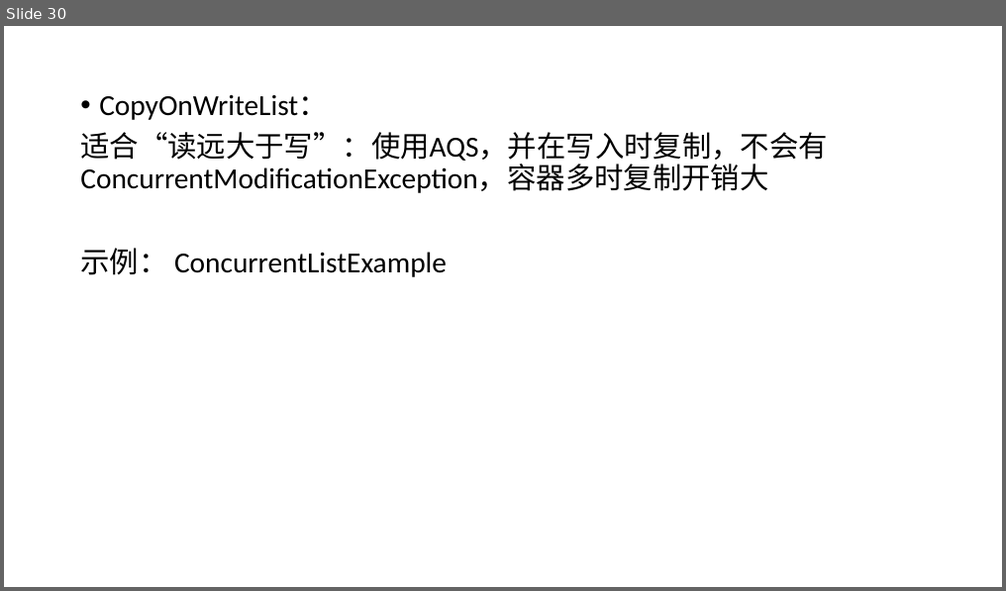
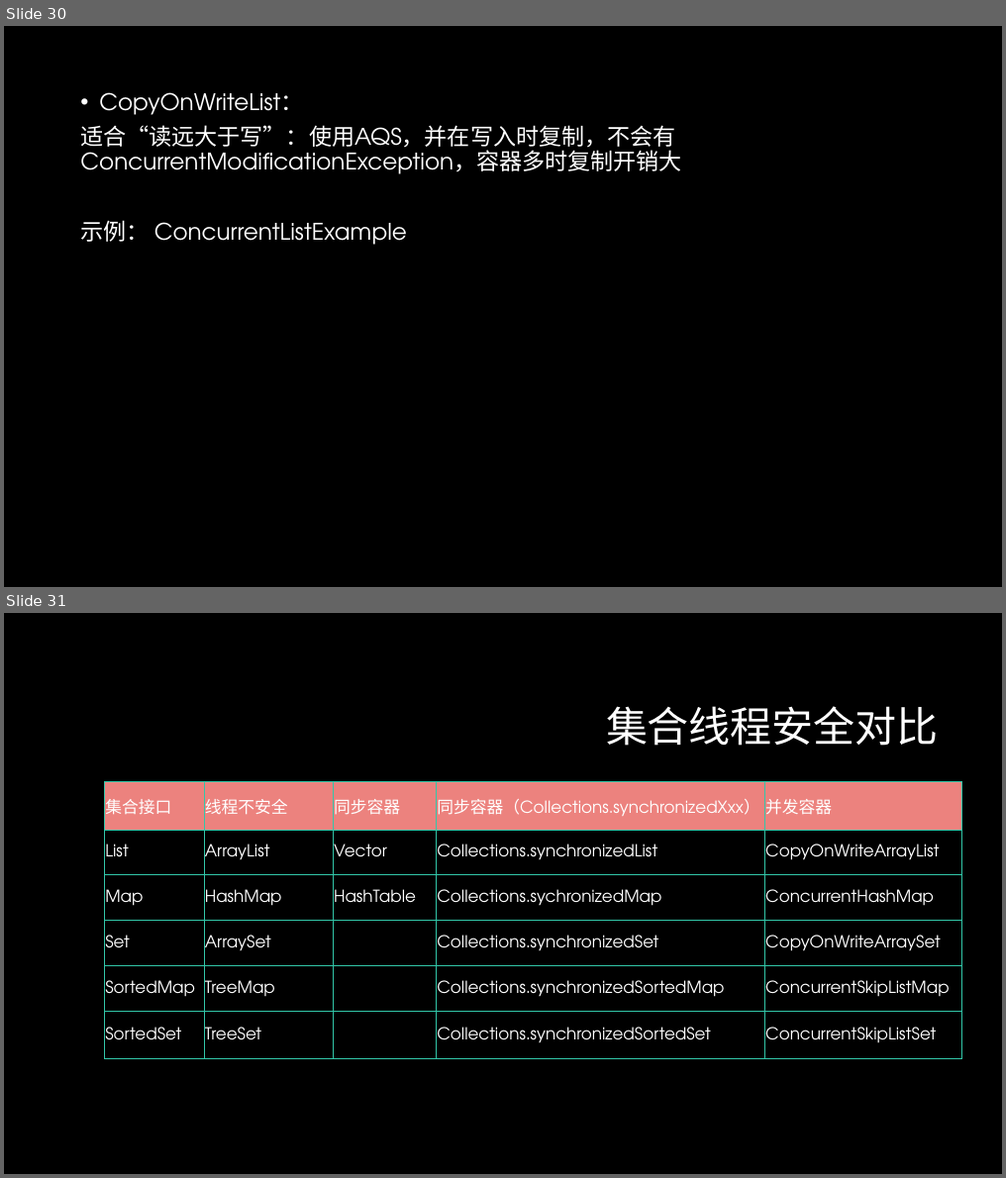
Before and after one commit to GerogeLeon/multithread_demo, a slide deck: JAVA并发编程.pptx. Shown one above the other, each under a label of ours: slide 30 before the commit, slides 30 and 31 after it. The pictures are 1006x591 and 1006x1178 pixels, drawn with LibreOffice and Linux fonts; fonts in the diff are those of the drawing; background and template pictures are left out. Boxes give left, top, right and bottom in pixels: in the first picture for what was removed or moved away, otherwise in the second. Text is boxed around its words. In the diff, an @@ line names an element or a change of style, - is before the commit and + after.

```diff
--- a/JAVA并发编程.pptx
+++ b/JAVA并发编程.pptx
@@ slide 31 added at (x1=4, y1=613, x2=1002, y2=1174), background #000000 @@
@@ title added at (x1=606, y1=706, x2=939, y2=746), 40 pt, text #FFFFFF @@
+集合线程安全对比
@@ table added at (x1=105, y1=781, x2=962, y2=1057), 6 rows, 5 columns @@
+集合接口 | 线程不安全 | 同步容器 | 同步容器（Collections.synchronizedXxx） | 并发容器
+List | ArrayList | Vector | Collections.synchronizedList | CopyOnWriteArrayList
+Map | HashMap | HashTable | Collections.sychronizedMap | ConcurrentHashMap
+Set | ArraySet |  | Collections.synchronizedSet | CopyOnWriteArraySet
+SortedMap | TreeMap |  | Collections.synchronizedSortedMap | ConcurrentSkipListMap
+SortedSet | TreeSet |  | Collections.synchronizedSortedSet | ConcurrentSkipListSet
@@ slide 30 changed as well @@
@@ background #FFFFFF to #000000 @@
@@ text "CopyOnWriteList：" at (x1=80, y1=92, x2=681, y2=245): size 28 to 22 pt, font Calibri to TeX Gyre Adventor, text colour #000000 to #FFFFFF @@
```
Also in this commit, not shown: 34 other slides changed.
